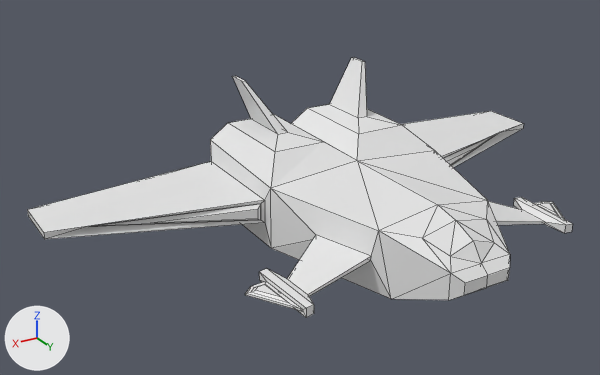
What one commit did to the Blender file Assets/Models/Units/Bomber.blend.
Rendered twice from a 50 mm camera at (1.73, 2.21, 1.45) aimed at (0.23, -0.28, 0.2). The lights are fixed; the arrows at lower left show +X, +Y and +Z. Mesh edges are drawn as thin lines. Materials are left out; every surface is plain grey.

Names of what the first picture shows: 'Bomber'.
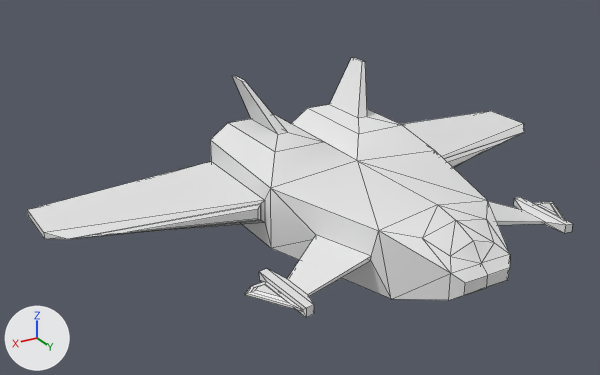
Changed parts and their boxes [x1, y1, x2, y2] in the pictures (600 x 375 px; the box of a moved part takes in the faces that stretch with it):
part 1 of me_cube, moved or reshaped
    both: [44, 124, 524, 239]

What the commit changed:
me_cube has 104 vertices, 107 faces and spans x 0.0..1.151, y 0.001..0.544, z -0.503..0.861.
me_cube is used by ob_bomber; location (0.0, 0.0, 0.0); rotation (1.571, 0.0, 0.0), in degrees (90, 0, 0).
Verts and faces of me_cube; kept vertices keep their numbers, new ones are numbered from 104.
Before the commit, vertices of me_cube: 0 (0.411, 0.115, 0.273) at pixel (260, 219), 1 (0.411, 0.18, 0.273) at pixel (260, 203), 45 (0.993, 0.14, 0.495) at pixel (88, 226), 86 (0.412, 0.18, 0.27) at pixel (260, 204), 87 (0.429, 0.168, 0.262) at pixel (257, 209).
Before the commit, vertices of me_cube: 88 (0.429, 0.127, 0.262) at pixel (257, 218), 89 (0.412, 0.115, 0.27) at pixel (260, 220), 90 (0.995, 0.14, 0.491) at pixel (88, 226), 91 (0.795, 0.143, 0.401) at pixel (150, 223).
Part 1, on me_cube:
Vertices deleted: 90 (with the faces that use them).
Vertex 45 moves to (1.088, 0.14, 0.431), pixel (67, 239).
Vertex 91 moves to (0.894, 0.143, 0.372), pixel (127, 232).
New faces: (1, 45, 86), (0, 89, 45), (45, 91, 87, 86), (45, 89, 88, 91).
